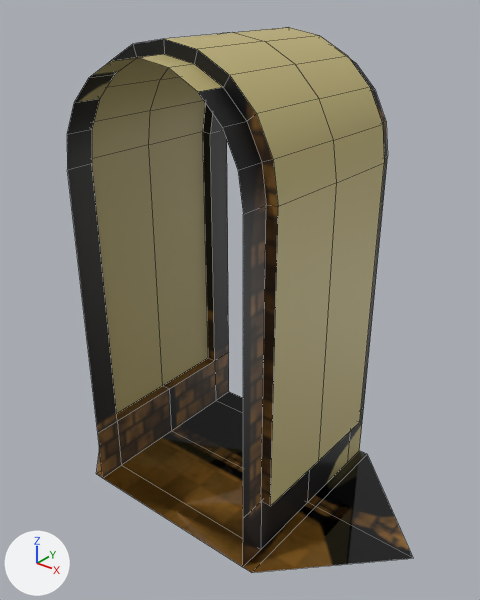
The FBX model Assets/Prefabs/Miles/V1/Straights/StraightV1.fbx, before and after one commit.
Camera for both pictures: a camera (50 mm lens) standing at (2.08, -2.55, 2.73) and looking at (0.05, -0.01, 1.16). The lights are fixed; the arrows at lower left show +X, +Y and +Z. The older version comes first. Mesh edges are drawn as thin lines.

Names of what the first picture shows: 'StraightV1'.
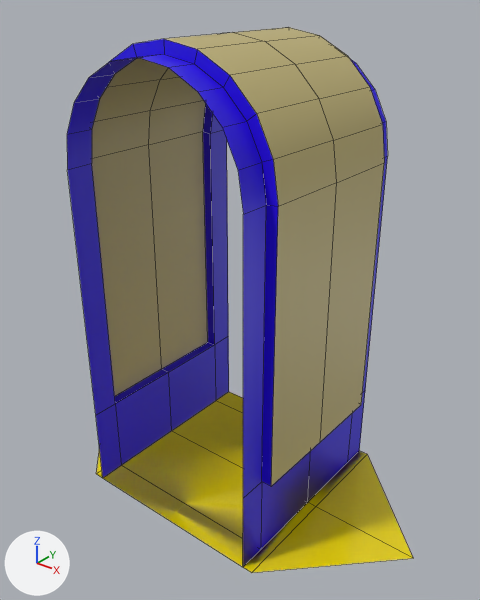
Boxes (x1, y1, x2, y2) around the edits, measured in the pictures (480 x 600 px; the box of a moved part takes in the faces that stretch with it):
'StraightV1', surface changed, reshaped (lighter): (67, 27, 413, 573) in both
part 1 of me_plane_005, moved or reshaped: (68, 131, 229, 478) in both
part 2 of me_plane_005, moved or reshaped: (243, 156, 388, 567) in both
part 3 of me_plane_005, surface changed (lighter): (67, 38, 413, 573) in both

The change, as a list of edits to the scene's bpy script:
```text
Change mat_floor:
    remove mat_floor.texture = img_straightv1baked_png
    add mat_floor.base_color = (0.8, 0.649, 0.0)  # yellow #e7d300
Change mat_accent:
    remove mat_accent.texture = img_straightv1baked_png
    add mat_accent.base_color = (0.0212, 0.0, 0.8)  # blue #2800e7
Change me_plane_005:
    where me_plane_005.from_pydata(...)  # 115 vertices, 96 faces; spans x -1.2..1.2, y -0.6..0.6, z 0.0..2.5
    used by ob_straightv1; location = (0.0, 0.0, 0.0)
    before: 12 (-0.6, 0.0, 0.33) at pixel (162, 385), 20 (-0.54, -0.6, 0.33) at pixel (97, 433), 21 (-0.54, 0.6, 0.33) at pixel (228, 352), 22 (-0.54, 0.0, 0.33) at pixel (169, 388), 37 (-0.6, -0.45, 0.33)
    before: 39 (-0.54, -0.45, 0.33) at pixel (117, 421), 52 (-0.6, 0.45, 0.33) at pixel (208, 357), 54 (-0.54, 0.45, 0.33) at pixel (214, 360)
    before: 13 (0.6, 0.0, 0.33) at pixel (318, 460), 23 (0.54, 0.6, 0.33) at pixel (363, 407), 24 (0.54, -0.6, 0.33) at pixel (243, 518), 25 (0.54, 0.0, 0.33), 38 (0.6, -0.45, 0.33) at pixel (270, 506)
    before: 40 (0.54, -0.45, 0.33) at pixel (261, 501), 53 (0.6, 0.45, 0.33) at pixel (359, 422), 55 (0.54, 0.45, 0.33)
    me_plane_005 part 1
    add for i in [12, 20, 21, 22, 37, 39, 52, 54]: me_plane_005.vertices[i].co += Vector((0.0, 0.0, 0.13))
    me_plane_005 part 2
    add for i in [13, 23, 24, 25, 38, 40, 53, 55]: me_plane_005.vertices[i].co += Vector((0.0, 0.0, 0.13))
    me_plane_005 part 3: texture (UV) coordinates of 96 of 96 faces, centred in x -0.89..0.89, y -0.53..0.53, z 0.0..2.49, changed; they spanned u 0.0..0.9, v 0.0..0.93 and now span u 0.08..0.98, v 0.0..0.95
```
